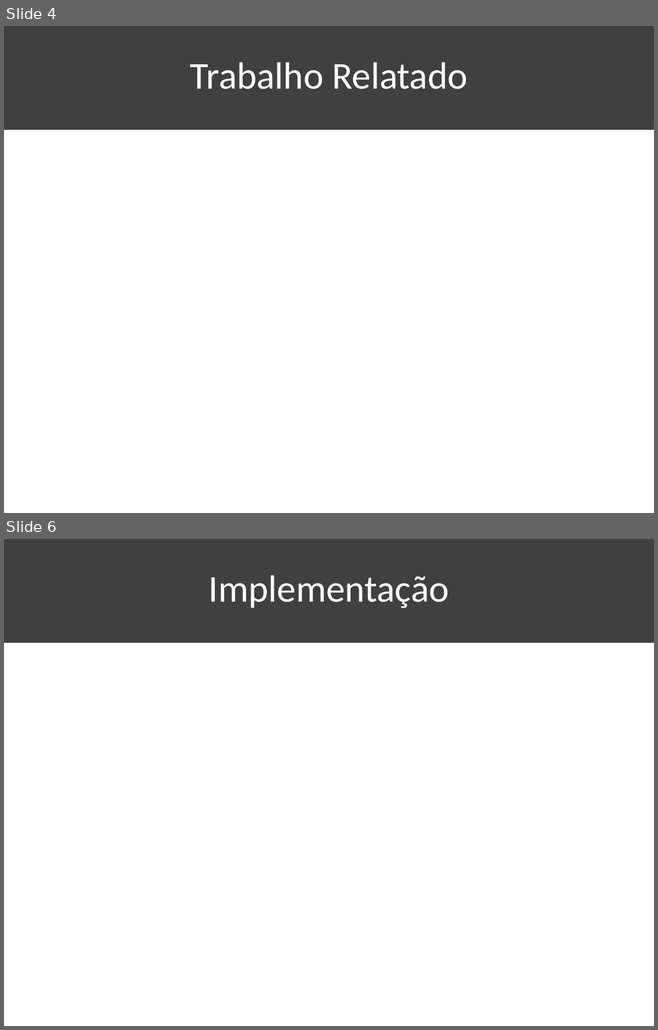
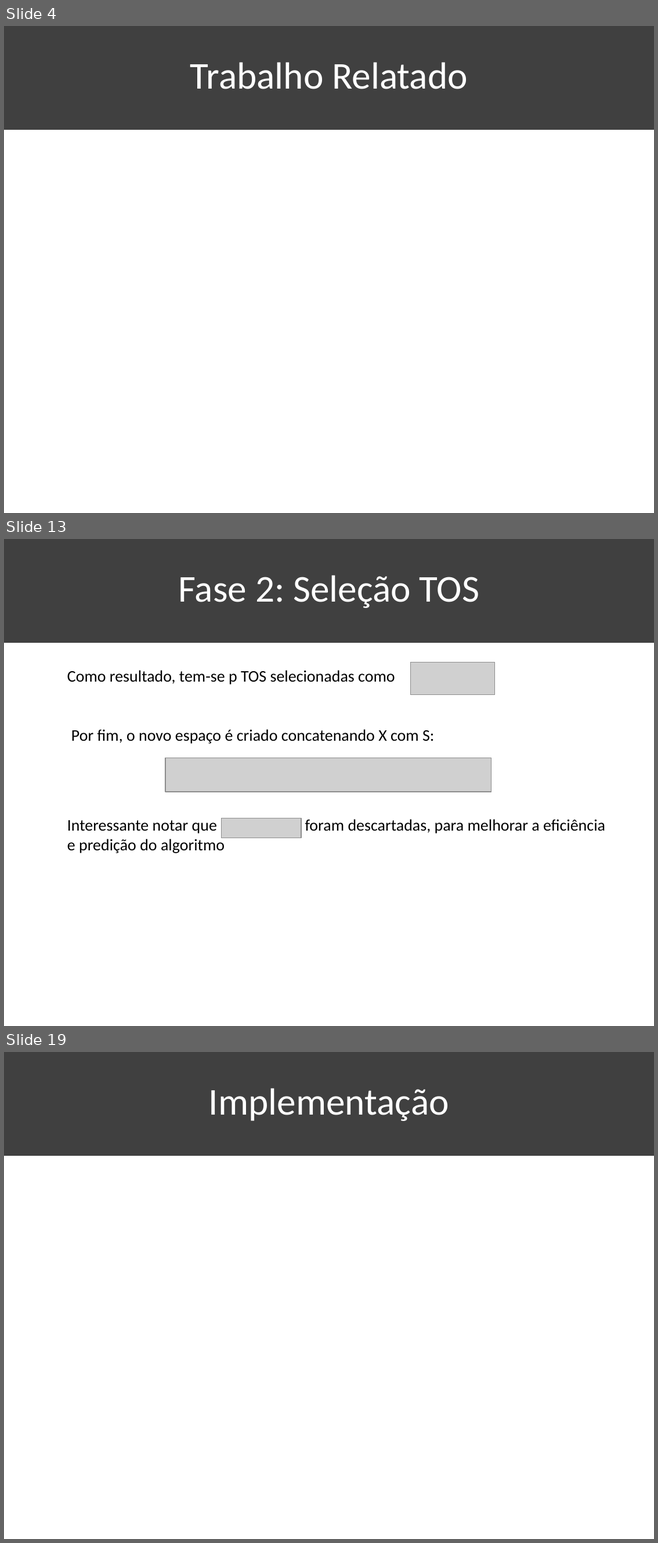
Before and after one commit to KaioAlex/DigitalSecurity, a slide deck: XGBOD-Seminar/XGBOD-Seminar.pptx. Shown one above the other, each under a label of ours: slides 4 and 6 before the commit, slides 4, 13 and 19 after it; the slides between them are not shown. The pictures are 658x1030 and 658x1543 pixels, drawn with LibreOffice and Linux fonts; fonts in the diff are those of the drawing; grey boxes stand for pictures. Boxes give left, top, right and bottom in pixels: in the first picture for what was removed or moved away, otherwise in the second. Text is boxed around its words. In the diff, an @@ line names an element or a change of style, - is before the commit and + after.

Commit message:
Adicionando slides design do algoritmo

```diff
--- a/XGBOD-Seminar/XGBOD-Seminar.pptx
+++ b/XGBOD-Seminar/XGBOD-Seminar.pptx
@@ slide 13 added at (4, 539, 654, 1026), background #FFFFFF; not listed: 1 template element that a slide beside it also shows @@
@@ title added at (179, 575, 479, 608), 42 pt, text #FFFFFF @@
+Fase 2: Seleção TOS
@@ text added at (67, 670, 394, 685), 18 pt, text #000000 @@
+Como resultado, tem-se p TOS selecionadas como
@@ picture added at (410, 663, 495, 695) @@
@@ text added at (71, 729, 434, 744), 18 pt, text #000000 @@
+Por fim, o novo espaço é criado concatenando X com S:
@@ picture added at (165, 758, 491, 792) @@
@@ text added at (67, 819, 605, 834), 18 pt, text #000000 @@
+Interessante notar que foram descartadas, para melhorar a eficiência e predição do algoritmo
@@ picture added at (221, 819, 302, 838) @@
@@ what was slide 6 is now slide 19 @@
```
Also in this commit, not shown: 2 slides changed, 13 other slides added, 1 slide removed, 20 other files.
